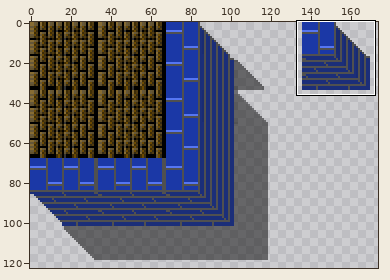
Edited in one commit: sprite sheet (src/assets/images/tiles/test.extruded.png). The first picture is a wide view before the edit; the outline marks the close-up.
Close-up. Before:
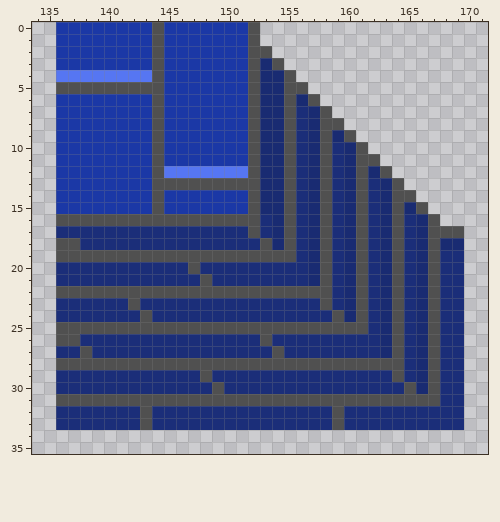
The file is 272x272 pixels. Pixels under 10% opacity are left out. Colours within 5 levels of each other are drawn and written as one. Shown: x 134..171, y 0..35. The wide view leaves out empty margins. The commit also changed other parts of the picture, which this record leaves out.
And afterwards:
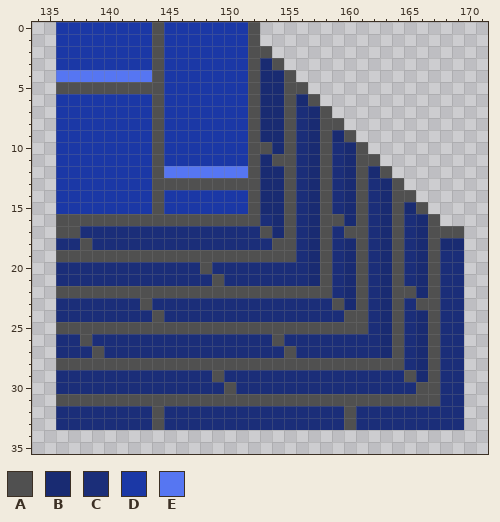
Palette (. is transparent): A #505050  B #192b72  C #1b2e79  D #1b38a6  E #5676f2
Difference:
y 10: x 153 B -> A
y 11: x 154 B -> A
y 16: x 159 C -> A
y 17: x 136..137 CC -> AA; x 152..153 AC -> CA; x 160 B -> A
y 18: x 136..138 AAC -> CCA; x 153..154 AB -> CA
y 20: x 147..148 AC -> CA
y 21: x 148..149 AC -> CA
y 22: x 165 C -> A
y 23: x 142..143 AC -> CA; x 158..159 AC -> CA; x 166 B -> A
y 24: x 143..144 AC -> CA; x 159..160 AB -> CA
y 26: x 136..138 AAC -> CCA; x 153..154 AC -> CA
y 27: x 138..139 AC -> CA; x 154..155 AC -> CA
y 29: x 148..149 AC -> CA; x 164..165 AC -> CA
y 30: x 149..150 AC -> CA; x 165..166 AB -> CA
y 32..33: x 143..144 AC -> CA; x 159..160 AC -> CA
